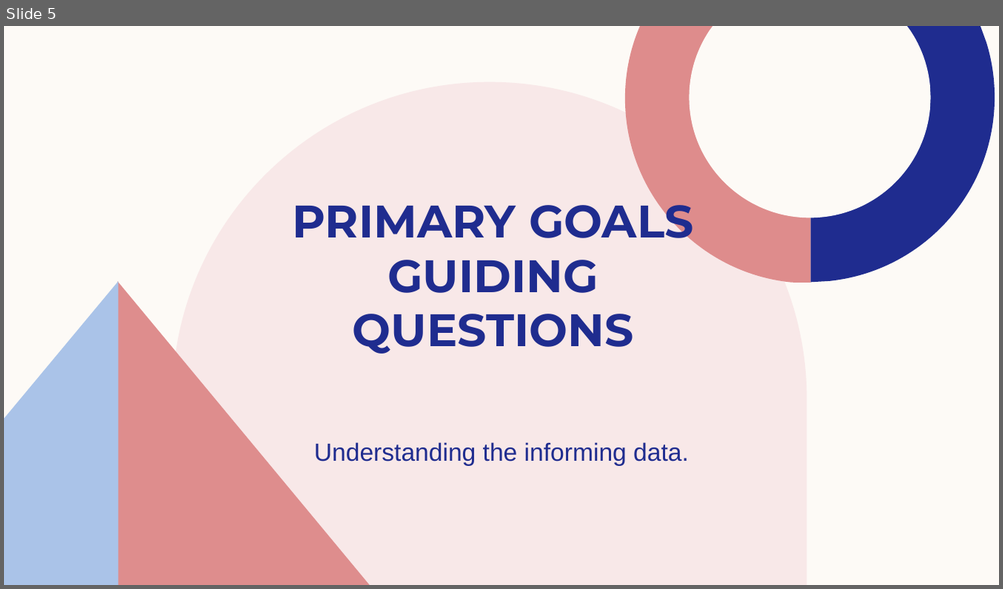
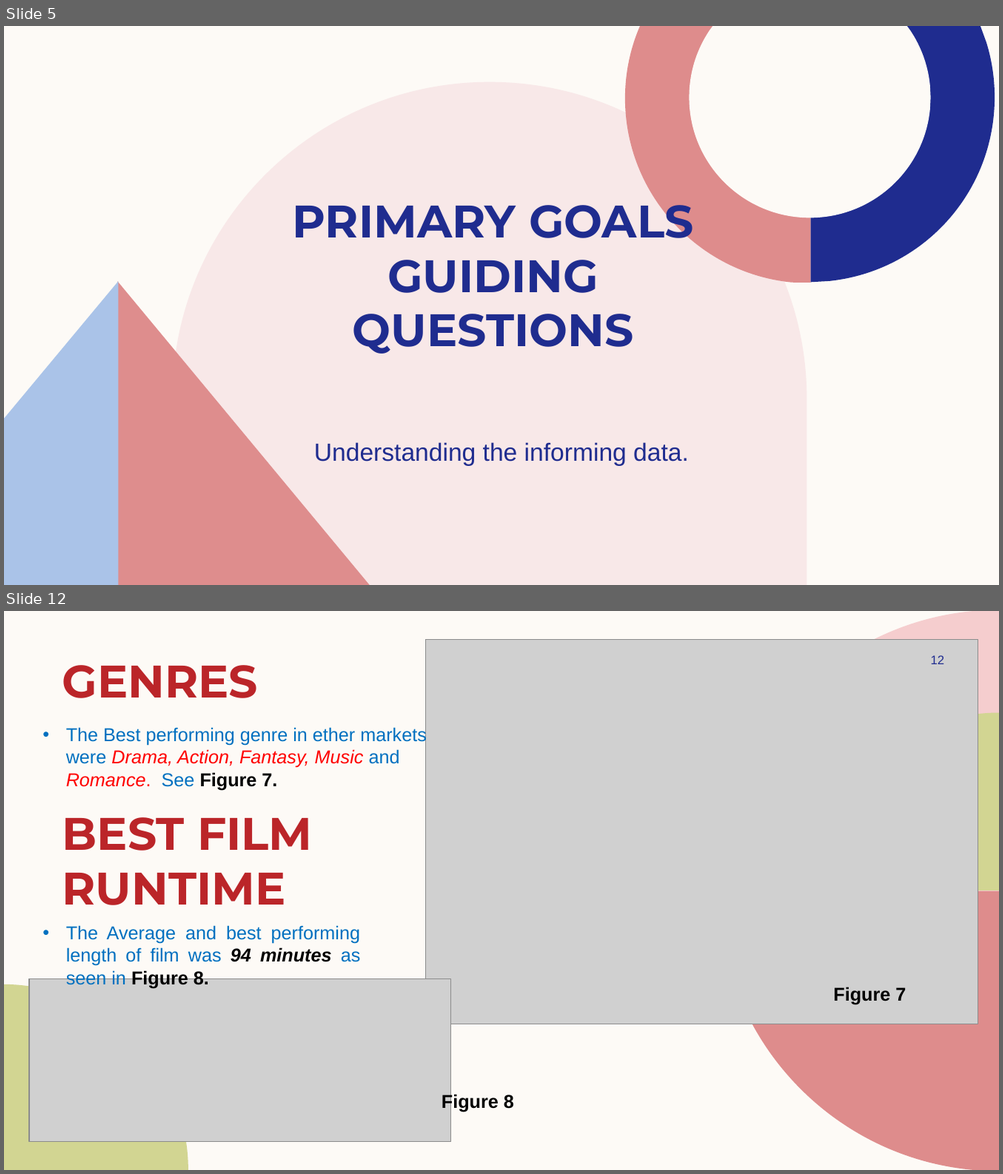
Before and after one commit to rurigi-waweru/dsc-waweru-phase-one-project, a slide deck: Presentation (MICROSOFT STUDIO).pptx. Shown one above the other, each under a label of ours: slide 5 before the commit, slides 5 and 12 after it; the slides between them are not shown. The pictures are 1003x589 and 1003x1174 pixels, drawn with LibreOffice and Linux fonts; fonts in the diff are those of the drawing; grey boxes stand for pictures; background and template pictures are left out. Boxes give left, top, right and bottom in pixels: in the first picture for what was removed or moved away, otherwise in the second. Text is boxed around its words. In the diff, an @@ line names an element or a change of style, - is before the commit and + after.

```diff
--- a/Presentation (MICROSOFT STUDIO).pptx
+++ b/Presentation (MICROSOFT STUDIO).pptx
@@ slide 12 added at box(4, 611, 999, 1170), background #FDFAF6 @@
@@ freeform shape added at box(719, 611, 999, 891), fill #F5CDCE @@
@@ picture added at box(426, 639, 978, 1025) @@
@@ title added at box(62, 665, 258, 698), 44 pt, text #BC2529, bold @@
+GENRES
@@ page number added at box(930, 655, 945, 664), 12 pt, text #1F2C8F @@
+12
@@ freeform shape added at box(819, 712, 999, 891), fill #D2D592 @@
@@ text added at box(66, 726, 427, 790), 18 pt, text #0070C0 @@
+• The Best performing genre in ether markets were Drama, Action, Fantasy, Music and Romance. See Figure 7.
@@ text added at box(62, 817, 313, 906), 44 pt, text #BC2529, bold @@
+BEST FILM
+RUNTIME
@@ freeform shape added at box(719, 891, 999, 1170), fill #DE8C8C @@
@@ text added at box(66, 925, 361, 988), 18 pt, text #0070C0 @@
+• The Average and best performing length of film was 94 minutes as seen in Figure 8.
@@ freeform shape added at box(4, 985, 188, 1170), fill #D2D592 @@
@@ picture added at box(29, 980, 451, 1142) @@
@@ text added at box(833, 987, 905, 1005), 18 pt, text #000000, bold @@
+Figure 7
@@ text added at box(441, 1093, 514, 1113), 18 pt, text #000000, bold @@
+Figure 8
```
Also in this commit, not shown: 4 slides changed, 8 other slides added, 4 slides removed, 22 other files.
